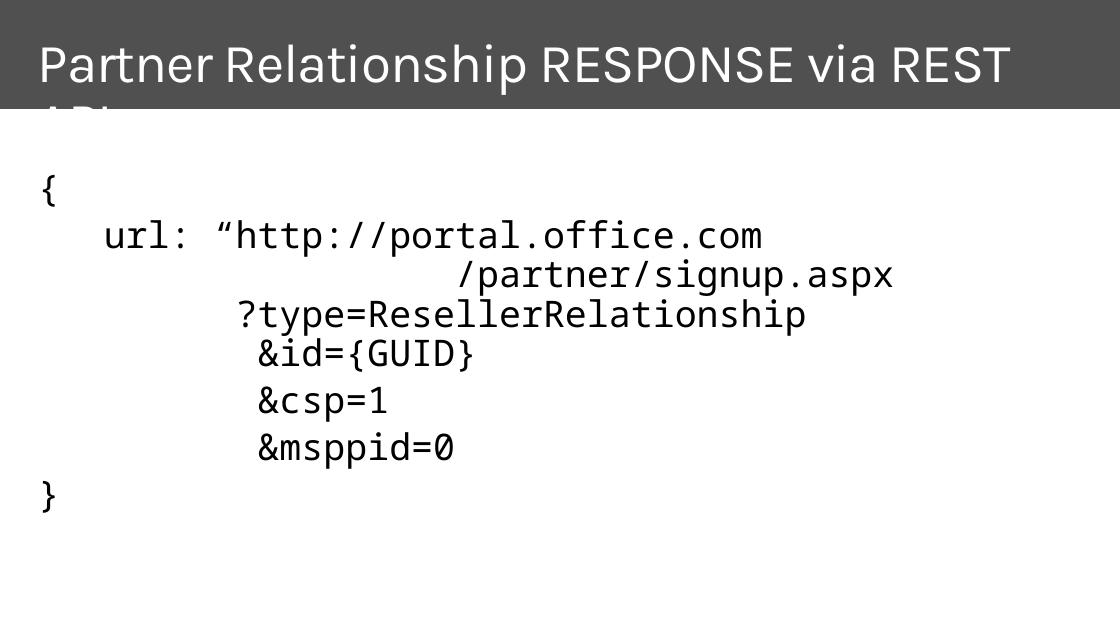
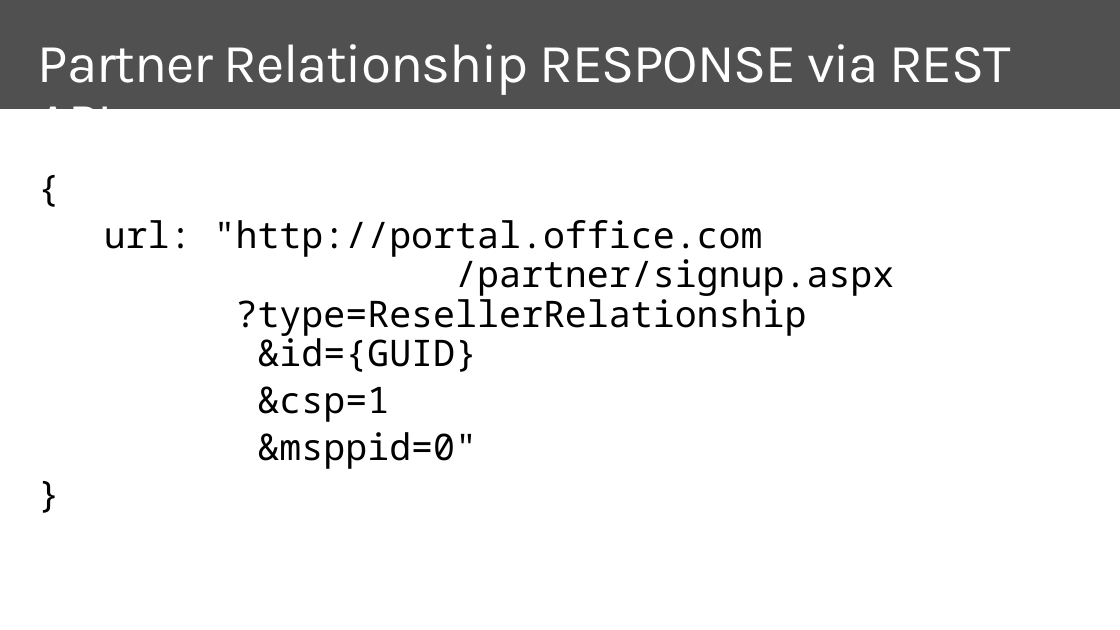
Before and after one commit to isabella232/training-course, a slide deck: slide 22 of mod-11-aobo/mod-11-aobo.pptx. Drawn at 1120x630 pixels with LibreOffice and Linux fonts; fonts in the diff are those of the drawing; background and template pictures are left out. Boxes give left, top, right and bottom in pixels: in the first picture for what was removed or moved away, otherwise in the second. Text is boxed around its words. In the diff, an @@ line names an element or a change of style, - is before the commit and + after.

Commit message:
update slides and demos with Partner Center SDK GA updates

```diff
--- a/mod-11-aobo/mod-11-aobo.pptx
+++ b/mod-11-aobo/mod-11-aobo.pptx
@@ text at [104,220,894,372]: text changed @@
-url: “http://portal.office.com
-/partner/signup.aspx
-?type=ResellerRelationship
-&id={GUID}
+url: "http://portal.office.com
+/partner/signup.aspx
+?type=ResellerRelationship
+&id={GUID}
@@ text at [258,432,478,469]: text changed @@
-&msppid=0
+&msppid=0"
```
Also in this commit, not shown: 1 other slide changed, 15 other files.
